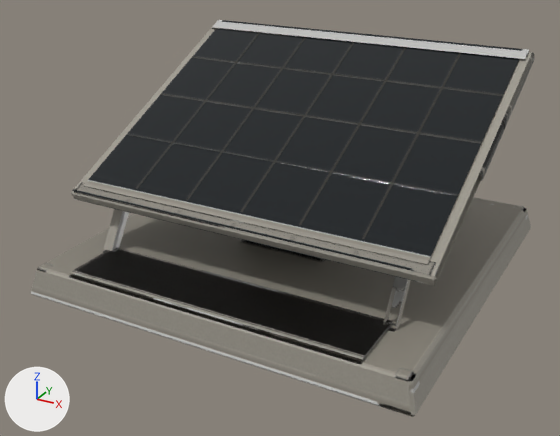
Two versions of the FBX model assets/models/ord_solar/export/ord_solar.fbx, one commit apart.
Before and after are seen from a 50 mm lens placed at (6.31, -12.36, 6.97), pointed at (-0.35, -0.25, 0.91). Lighting does not change. The marker at lower left points along +X, +Y and +Z. The older version comes first. Where no turn or scale is listed for an object, it has been applied to the vertices.

The first picture shows 'base_bar'.
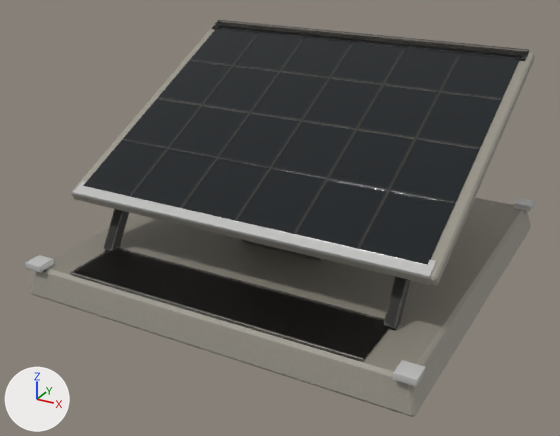
The edits, one by one:
me_base_002 is used by ob_base_bar; location (0.0, 0.0, 0.0).
me_base_002 had 156 vertices, 146 faces and spanned x -3.69..3.69, y -3.69..3.69, z 0.0..4.06.
me_base_002 now has 148 vertices, 140 faces and spans x -3.69..3.69, y -3.69..3.69, z 0.0..4.06.
me_base_002 part 1: the loose piece of 8 vertices spanning x -3.4..3.4, y -2.57..-2.32, z 1.65..1.8 is deleted.
me_base_002 part 2: 87 kept faces spanning x -3.65..3.65, y -3.5..3.69, z 0.0..4.06 get new texture (UV) coordinates.
Mesh me_base_005 is new.
It consists of a box spanning x -3.68..-3.32, y 3.32..3.68, z 0.54..0.66; a box spanning x -3.68..-3.32, y -3.68..-3.32, z 0.54..0.66; a box spanning x 3.32..3.68, y 3.32..3.68, z 0.54..0.66; a box spanning x 3.32..3.68, y -3.68..-3.32, z 0.54..0.66.
It uses material mat_ord_solar_bar.
Mesh me_base_006 is new.
It has 24 vertices, 18 faces and spans x -3.4..3.4, y -2.59..0.69, z 0.7..2.2.
It uses material mat_ord_solar_bar.
Object 'base_glow_running_bar' (ob_base_glow_running_bar) is new; it shows me_base_005.
Its location is (0.0, 0.0, 0.0).
Object 'base_glow_power_bar' (ob_base_glow_power_bar) is new; it shows me_base_006.
Its location is (0.0, 0.0, 0.0).

Changed parts and their boxes (x1, y1, x2, y2) in the pictures (560 x 436 px):
'base_glow_power_bar', added: after (73, 181, 436, 279)
'base_glow_running_bar', added: after (25, 198, 535, 387)
part 1 of me_base_002, deleted: before (74, 182, 436, 275)
part 2 of me_base_002, surface changed: (70, 20, 534, 361) in both
